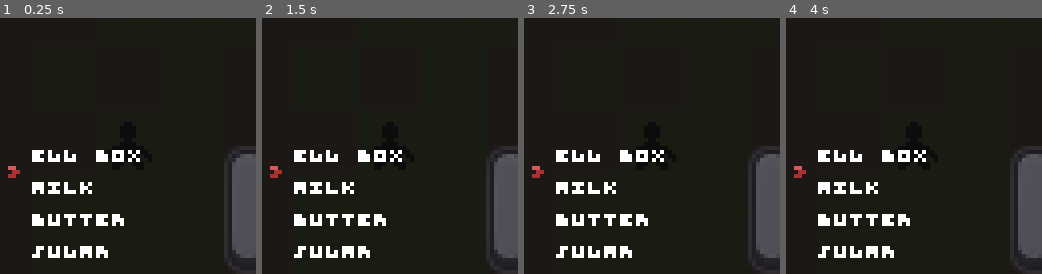
Above: before the commit, frames 1-4 (left to right).
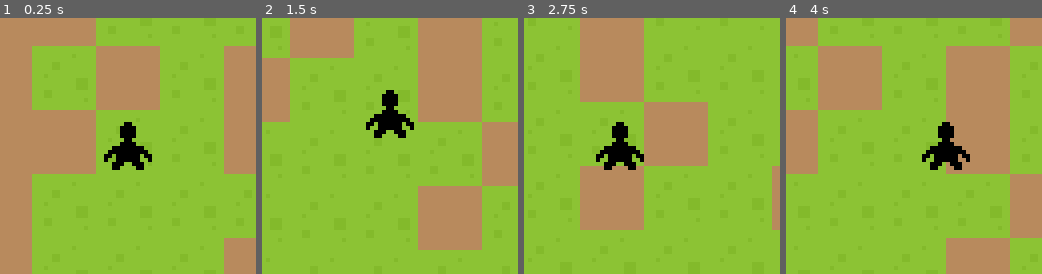
Above: after the commit, the same moments.

Repository: ItsSeaJay/LOWREZJAM2019
Game: Godot game, scene res://Game.tscn
Two runs of this game, one before a commit and one after it. Both use one fixed random seed, a clock stepped at 60 frames per second and the inputs below.
Inputs:
- Up to frame 1 (0.25 s): no input
- Up to frame 2 (1.5 s): tap Enter at 0.5 s; hold Right (move_right) 0.53-1.28 s; tap Z (combat_aim) at 0.6 s; tap X (combat_attack, bound only after the commit) at 0.8, 1.35 s; hold Down (move_down) from 1.28 s (still down)
- Up to frame 3 (2.75 s): tap Z (combat_aim) at 1.55, 2.1 s; release Down (move_down) at 2.03 s; hold Right (move_right) from 2.03 s (still down); tap X (combat_attack, bound only after the commit) at 2.3 s
- Up to frame 4 (4 s): release Right (move_right) at 2.78 s; hold Up (move_up) 2.78-3.53 s; tap X (combat_attack, bound only after the commit) at 2.85, 3.8 s; tap Z (combat_aim) at 3.05, 3.6 s; hold Left (move_left) from 3.53 s (still down)

The runs differ from the first frame. In frame 1, 99% of the frame differs, in the area x 0-100%, y 0-100%; in frame 2, 100%; in frame 3, 100%; in frame 4, 100%.

Commit message:
Add attack function

Diff:
--- a/godot/Game.tscn
+++ b/godot/Game.tscn
@@ -1,9 +1,8 @@
-[gd_scene load_steps=5 format=2]
+[gd_scene load_steps=4 format=2]
 
 [ext_resource path="res://Game.gd" type="Script" id=1]
 [ext_resource path="res://maps/default/DefaultMap.tscn" type="PackedScene" id=2]
 [ext_resource path="res://characters/player/Player.tscn" type="PackedScene" id=3]
-[ext_resource path="res://interface/inventory/Inventory.tscn" type="PackedScene" id=4]
 
 [node name="Game" type="Node2D"]
 script = ExtResource( 1 )
@@ -14,7 +13,3 @@
 
 [node name="Player" parent="Characters" instance=ExtResource( 3 )]
 position = Vector2( 184, 56 )
-
-[node name="Interface" type="CanvasLayer" parent="Characters/Player"]
-
-[node name="Inventory" parent="Characters/Player/Interface" instance=ExtResource( 4 )]
--- a/godot/characters/player/Player.gd
+++ b/godot/characters/player/Player.gd
@@ -6,22 +6,50 @@
 export(float) var acceleration = 1.0
 export(float) var friction = 1.0
 
+export(float) var look_distance = 8.0
+export(float) var look_weight = 0.4
+var look_target : Vector2
+
+onready var camera = $Camera2D
+
+onready var inventory = $Interface/Inventory
+onready var equipment = inventory.items[0]
+
 var health : int = 100
 var velocity : Vector2
 var speed : float
 
 enum State {
-	Normal
+	Normal,
+	Aiming
 }
 var state = State.Normal
 
+signal health_changed
+
 func _ready():
-	if PlayerData.position != null: self.position = PlayerData.position
+	if PlayerData.position != null:
+		self.position = PlayerData.position
+
+	if PlayerData.health != null:
+		self.health = PlayerData.health
 
 func _physics_process(delta):
-	match(state):
+	match(self.state):
 		State.Normal:
 			handle_movement()
+			handle_look_target()
+			handle_camera_movement()
+
+			if equipment != null:
+				handle_aiming()
+		State.Aiming:
+			handle_movement()
+			handle_camera_movement()
+
+			if equipment != null:
+				handle_aiming()
+				handle_attacking()
 
 func handle_movement():
 	var direction = Vector2.ZERO
@@ -46,3 +74,30 @@
 
 	# Apply the speed in the current direction and move the player character
 	velocity = move_and_slide(direction.normalized() * speed)
+
+func handle_look_target():
+	self.look_target.x = lerp(self.look_target.x, self.velocity.normalized().x * self.look_distance, self.look_weight)
+	self.look_target.y = lerp(self.look_target.y, self.velocity.normalized().y * self.look_distance, self.look_weight)
+
+func handle_camera_movement():
+	self.camera.offset = self.look_target
+
+func handle_aiming():
+	if self.velocity.normalized() != Vector2.ZERO:
+		if Input.is_action_just_pressed("combat_aim"):
+			transition(State.Aiming)
+		elif Input.is_action_just_released("combat_aim"):
+			transition(State.Normal)
+
+func handle_attacking():
+	if Input.is_action_just_pressed("combat_attack"):
+		print("attack")
+
+func transition(state):
+	match state:
+		State.Normal:
+			pass
+		State.Aiming:
+			pass
+
+	self.state = state
--- a/godot/characters/player/Player.tscn
+++ b/godot/characters/player/Player.tscn
@@ -1,7 +1,8 @@
-[gd_scene load_steps=4 format=2]
+[gd_scene load_steps=5 format=2]
 
 [ext_resource path="res://characters/player/Player.gd" type="Script" id=1]
 [ext_resource path="res://characters/player/player.png" type="Texture" id=2]
+[ext_resource path="res://interface/inventory/Inventory.tscn" type="PackedScene" id=3]
 
 [sub_resource type="CapsuleShape2D" id=1]
 radius = 3.69782
@@ -26,3 +27,8 @@
 drag_margin_top = 0.0
 drag_margin_right = 0.0
 drag_margin_bottom = 0.0
+
+[node name="Interface" type="CanvasLayer" parent="."]
+
+[node name="Inventory" parent="Interface" instance=ExtResource( 3 )]
+visible = false
--- a/godot/interface/inventory/Inventory.gd
+++ b/godot/interface/inventory/Inventory.gd
@@ -4,28 +4,22 @@
 onready var item_display = $ScrollContainer/VBoxContainer
 onready var cursor = $Cursor
 
+signal cursor_moved
+signal cursor_selected
+
 var items = [
 	{
-		"name": "Egg Box"
-	},
-	{
-		"name": "Milk"
-	},
-	{
-		"name": "Butter"
-	},
-	{
-		"name": "Sugar"
-	},
-	{
-		"name": "Silver Spoon"
+		"name": "Handgun"
 	}
 ]
 var options = []
 var option_selected = 0
 
 func _ready():
+	self.focus_mode = Control.FOCUS_ALL
+
 	self.connect("visibility_changed", self, "_on_visibility_changed")
+	self.connect("cursor_moved", self, "_on_cursor_moved")
 
 	for item in items:
 		var instance = item_listing.instance()
@@ -42,10 +36,13 @@
 	if Input.is_action_just_pressed("ui_cancel"):
 		self.visible = not self.visible
 
+	# Allow the cursor to be moved to select different items
 	if Input.is_action_just_pressed("ui_down"):
 		option_selected = (option_selected + 1) % options.size()
+		emit_signal("cursor_moved")
 
 func _on_visibility_changed():
 	get_tree().paused = self.visible
-	self.grab_click_focus()
-	self.grab_focus()
+
+func _on_cursor_moved():
+	cursor.position = options[option_selected].get_position()
--- a/godot/interface/inventory/Inventory.tscn
+++ b/godot/interface/inventory/Inventory.tscn
@@ -1,7 +1,8 @@
-[gd_scene load_steps=3 format=2]
+[gd_scene load_steps=4 format=2]
 
 [ext_resource path="res://interface/inventory/Inventory.gd" type="Script" id=1]
 [ext_resource path="res://interface/inventory/cursor/cursor.png" type="Texture" id=2]
+[ext_resource path="res://interface/inventory/m3x6.tres" type="DynamicFont" id=3]
 
 [node name="Inventory" type="Control"]
 pause_mode = 2
@@ -35,5 +36,24 @@
 [node name="Cursor" type="Node2D" parent="."]
 
 [node name="Sprite" type="Sprite" parent="Cursor"]
-position = Vector2( 3.63059, 39.3574 )
 texture = ExtResource( 2 )
+__meta__ = {
+"_edit_lock_": true
+}
+
+[node name="VBoxContainer" type="VBoxContainer" parent="."]
+margin_right = 64.0
+margin_bottom = 32.0
+
+[node name="Label" type="Label" parent="VBoxContainer"]
+margin_right = 64.0
+margin_bottom = 13.0
+custom_fonts/font = ExtResource( 3 )
+text = "Health: 100"
+
+[node name="Label2" type="Label" parent="VBoxContainer"]
+margin_top = 17.0
+margin_right = 64.0
+margin_bottom = 30.0
+custom_fonts/font = ExtResource( 3 )
+text = "Equip: Handgun"
--- a/godot/interface/inventory/item/ItemListing.tscn
+++ b/godot/interface/inventory/item/ItemListing.tscn
@@ -4,12 +4,10 @@
 
 [node name="ItemListing" type="HBoxContainer"]
 margin_right = 30.0
-margin_bottom = 13.0
+margin_bottom = 5.0
 
 [node name="Name" type="Label" parent="."]
-margin_left = 1.0
-margin_top = 1.0
 margin_right = 48.0
-margin_bottom = 6.0
+margin_bottom = 5.0
 custom_fonts/font = ExtResource( 1 )
 text = "Unknown Item"
--- a/godot/project.godot
+++ b/godot/project.godot
@@ -68,6 +68,12 @@
 , Object(InputEventKey,"resource_local_to_scene":false,"resource_name":"","device":0,"alt":false,"shift":false,"control":false,"meta":false,"command":false,"pressed":false,"scancode":76,"unicode":0,"echo":false,"script":null)
  ]
 }
+combat_attack={
+"deadzone": 0.5,
+"events": [ Object(InputEventKey,"resource_local_to_scene":false,"resource_name":"","device":0,"alt":false,"shift":false,"control":false,"meta":false,"command":false,"pressed":false,"scancode":88,"unicode":0,"echo":false,"script":null)
+, Object(InputEventKey,"resource_local_to_scene":false,"resource_name":"","device":0,"alt":false,"shift":false,"control":false,"meta":false,"command":false,"pressed":false,"scancode":75,"unicode":0,"echo":false,"script":null)
+ ]
+}
 
 [rendering]
 
